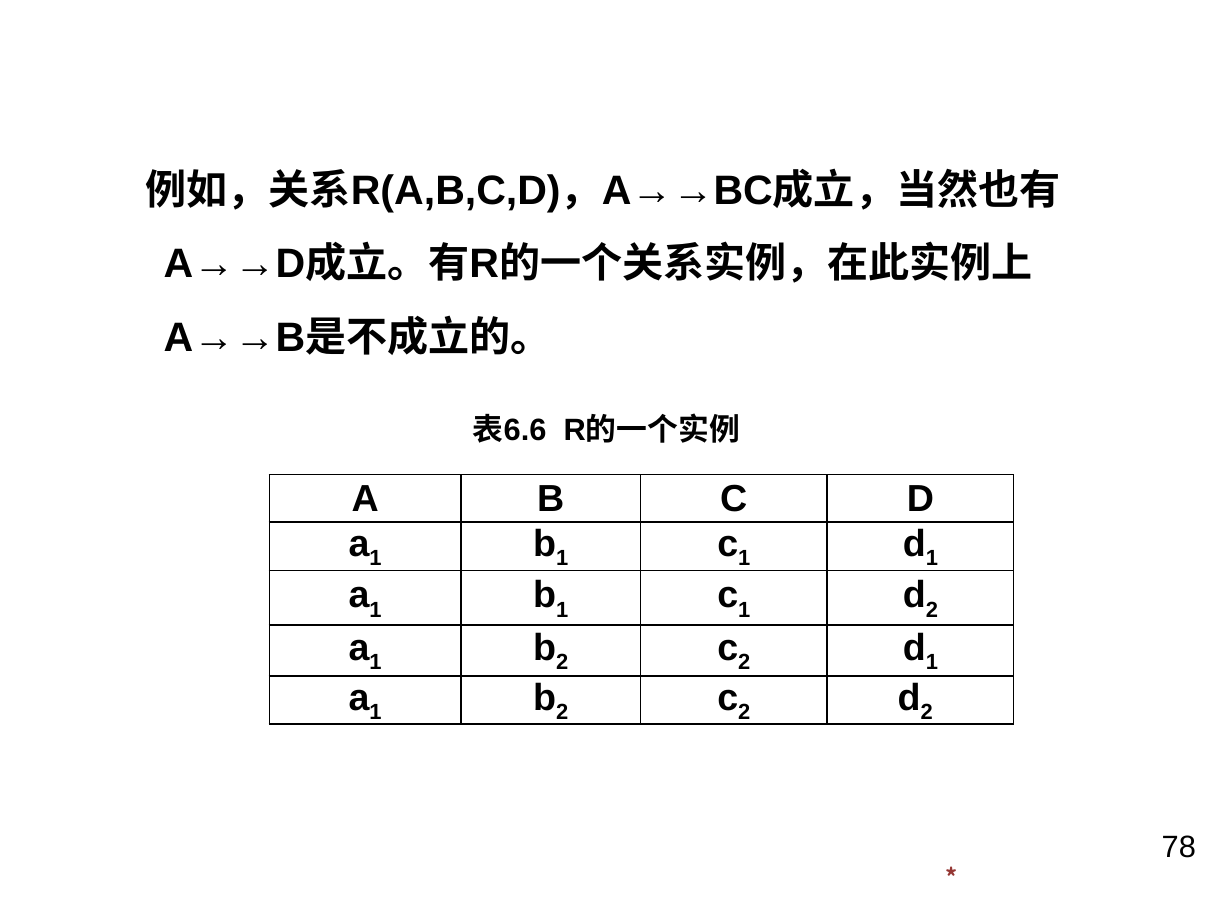
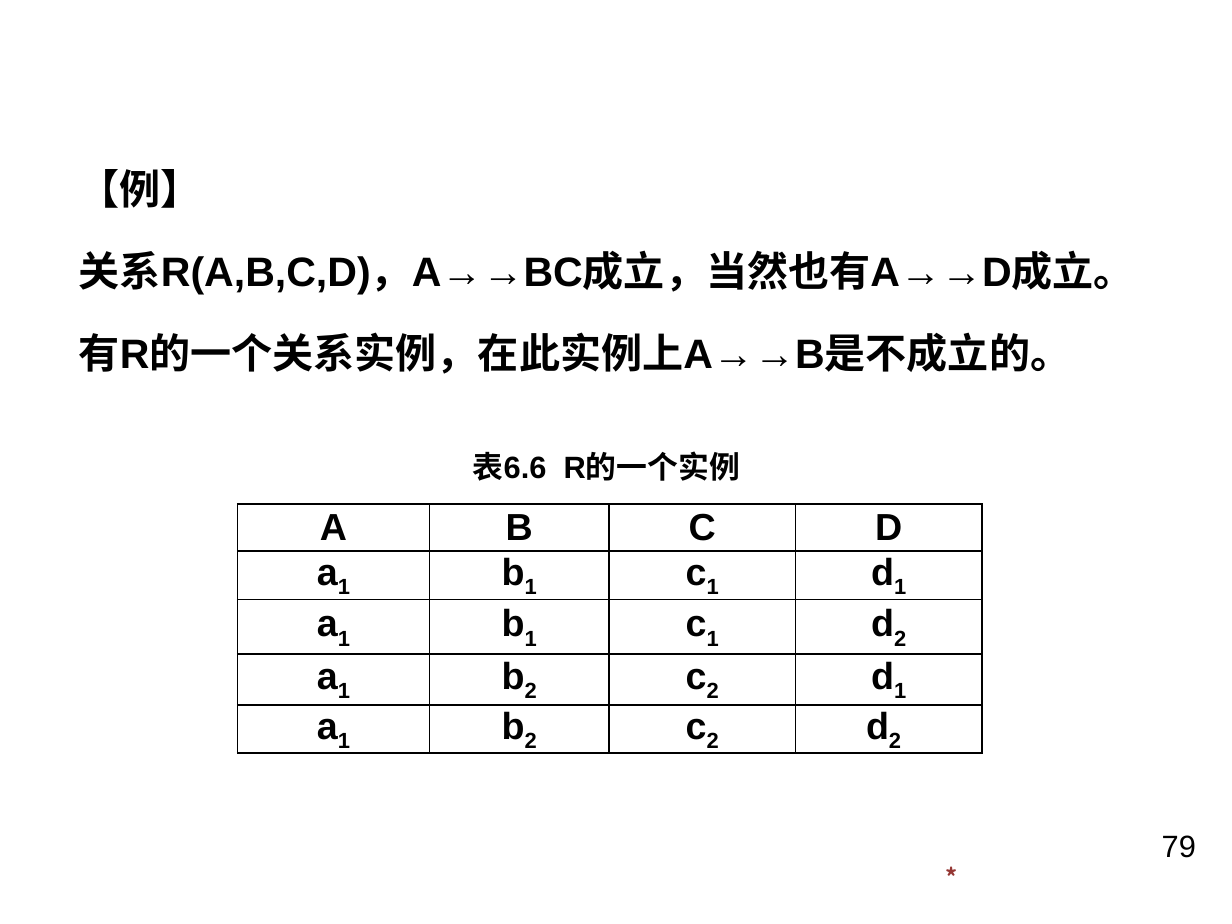
Before and after one commit to BlueVegetable/kejian, a slide deck: slide 79 of 数据库系统/第6章.pptx (slide 78 before the commit). Drawn at 1232x924 pixels with LibreOffice and Linux fonts; fonts in the diff are those of the drawing; background and template pictures are left out. Boxes give left, top, right and bottom in pixels: in the first picture for what was removed or moved away, otherwise in the second. Text is boxed around its words. In the diff, an @@ line names an element or a change of style, - is before the commit and + after.

```diff
--- a/数据库系统/第6章.pptx
+++ b/数据库系统/第6章.pptx
@@ text at [79, 169, 1135, 374]: text changed @@
-  例如，关系R(A,B,C,D)，A→→BC成立，当然也有A→→D成立。有R的一个关系实例，在此实例上A→→B是不成立的。
+  【例】
+  关系R(A,B,C,D)，A→→BC成立，当然也有A→→D成立。
+  有R的一个关系实例，在此实例上A→→B是不成立的。
@@ text "表6.6 R的一个实例" rewrapped from [473, 413, 547, 443] to [473, 451, 740, 481] @@
@@ table: place and size @@
-table at [270, 474, 1015, 728]
+table at [238, 504, 983, 757]
@@ page number at [1162, 835, 1196, 858]: text changed @@
-78
+79
```
Also in this commit, not shown: 57 other slides changed, 1 slide added, 15 other files.
